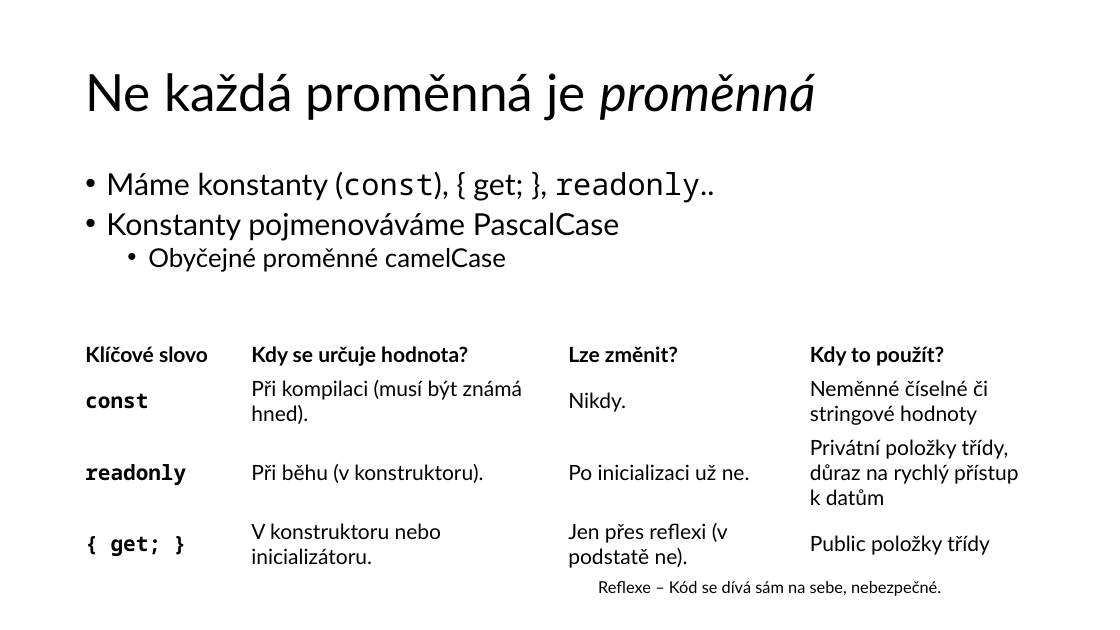
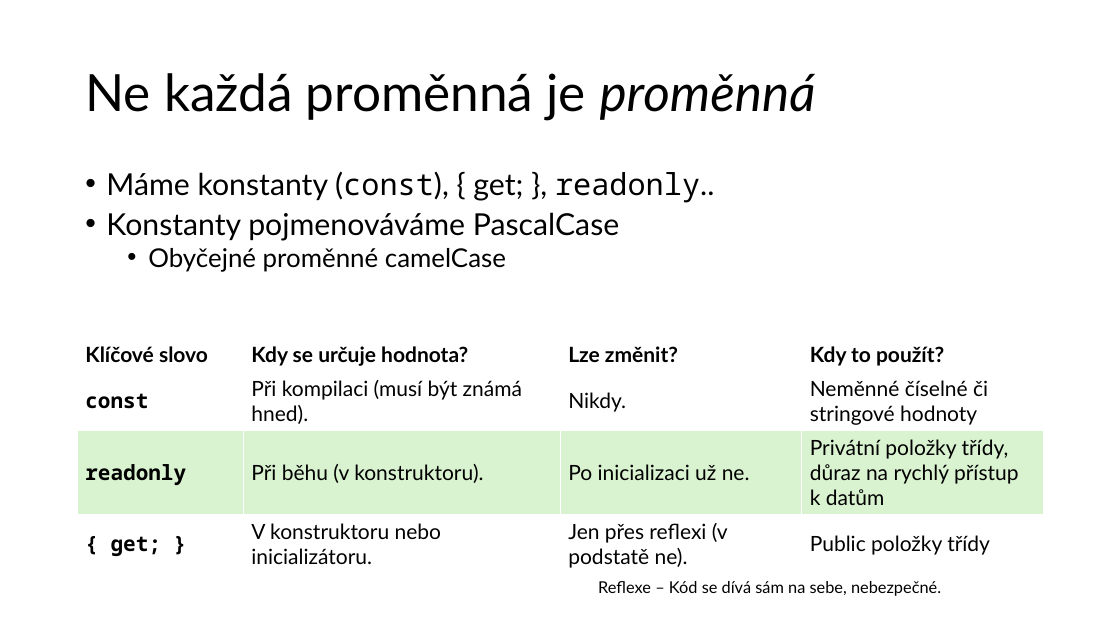
Before and after one commit to Trinithea/GitPrgSem2_25_26, a slide deck: slide 4 of 03_MATURITA/01_Jednoduche_a_slozene_typy/StandardniDatoveTypy.pptx (slide 3 before the commit). Drawn at 1120x630 pixels with LibreOffice and Linux fonts; fonts in the diff are those of the drawing. Boxes give left, top, right and bottom in pixels: in the first picture for what was removed or moved away, otherwise in the second. Text is boxed around its words. In the diff, an @@ line names an element or a change of style, - is before the commit and + after.

```diff
--- a/03_MATURITA/01_Jednoduche_a_slozene_typy/StandardniDatoveTypy.pptx
+++ b/03_MATURITA/01_Jednoduche_a_slozene_typy/StandardniDatoveTypy.pptx
@@ table at (x1=77, y1=338, x2=1044, y2=573) @@
@@ fill none to #D9F2D0 in row 3 @@
```
Also in this commit, not shown: 9 other slides changed, 1 slide added, 1 other file.
